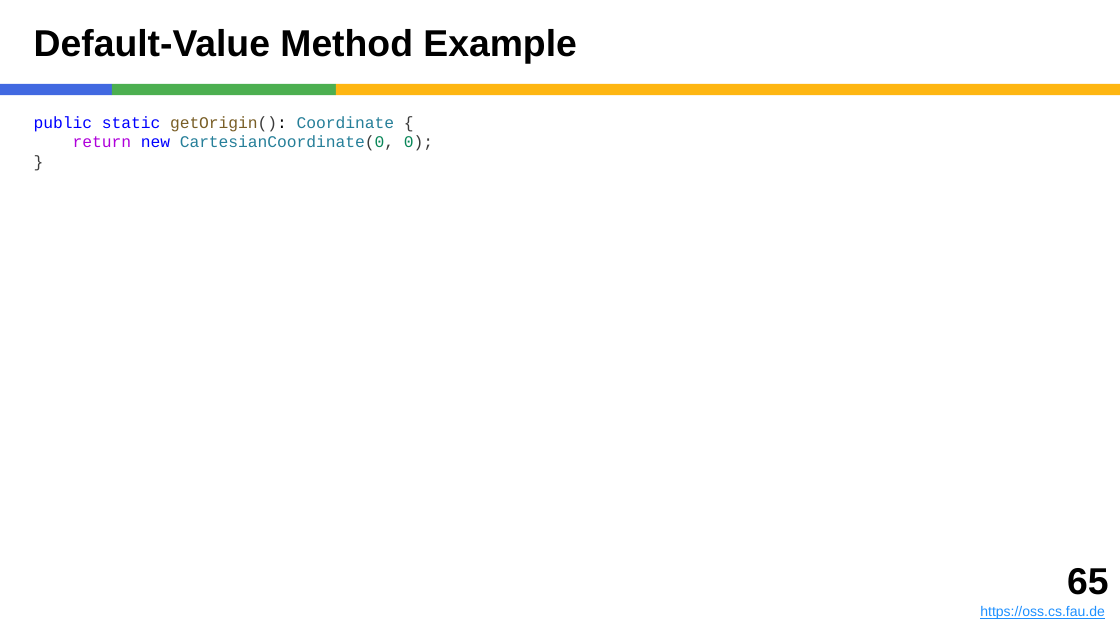
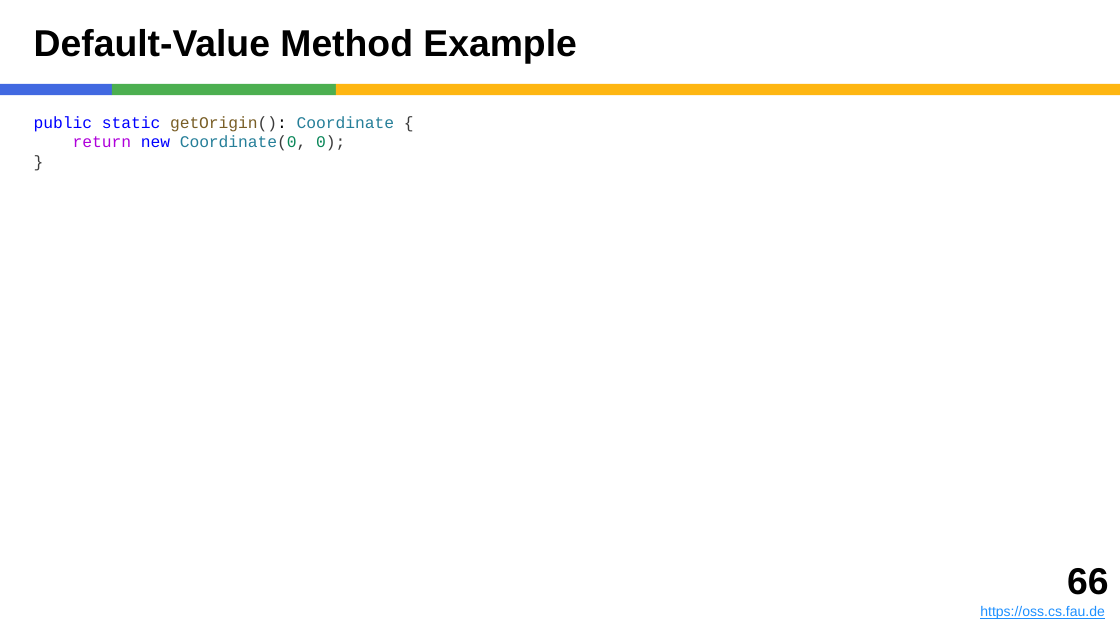
Before and after one commit to dirkriehle/adap-course, a slide deck: slide 66 of Lecture slides/ADAP B01 - Method Types and Properties.pptx (slide 65 before the commit). Drawn at 1120x630 pixels with LibreOffice and Linux fonts; fonts in the diff are those of the drawing. Boxes give left, top, right and bottom in pixels: in the first picture for what was removed or moved away, otherwise in the second. Text is boxed around its words. In the diff, an @@ line names an element or a change of style, - is before the commit and + after.

```diff
--- a/Lecture slides/ADAP B01 - Method Types and Properties.pptx
+++ b/Lecture slides/ADAP B01 - Method Types and Properties.pptx
@@ text at (73,135,345,151): text changed @@
-return new CartesianCoordinate(0, 0);
+return new Coordinate(0, 0);
@@ text at (1067,568,1108,595): text changed @@
-65
+66
```
Also in this commit, not shown: 3 other slides changed, 2 slides added, 4 slides removed, 5 other files.
